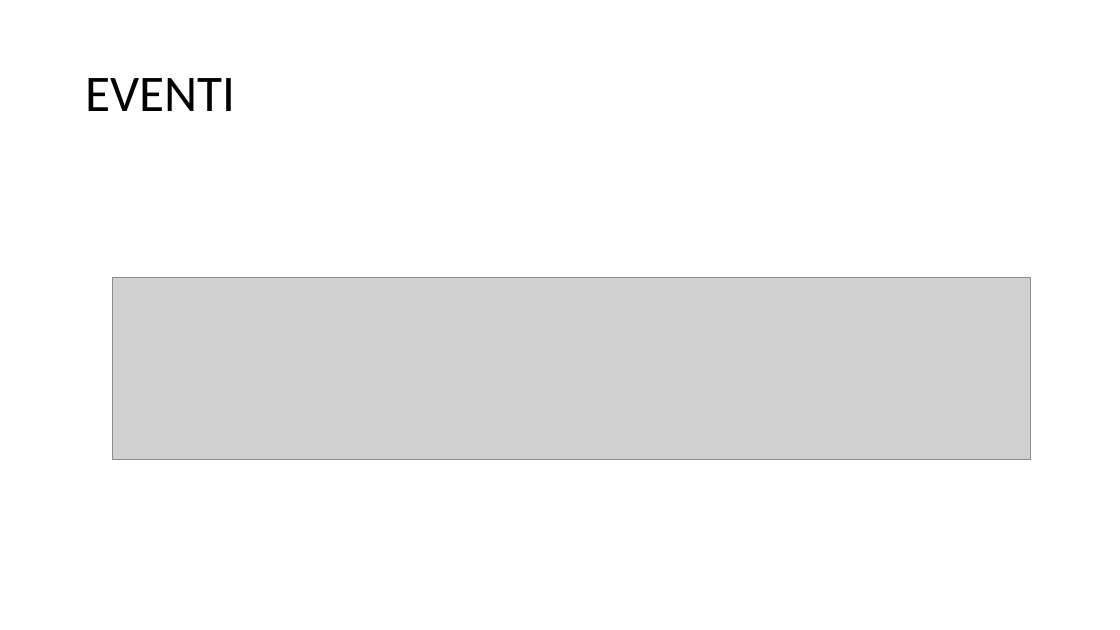
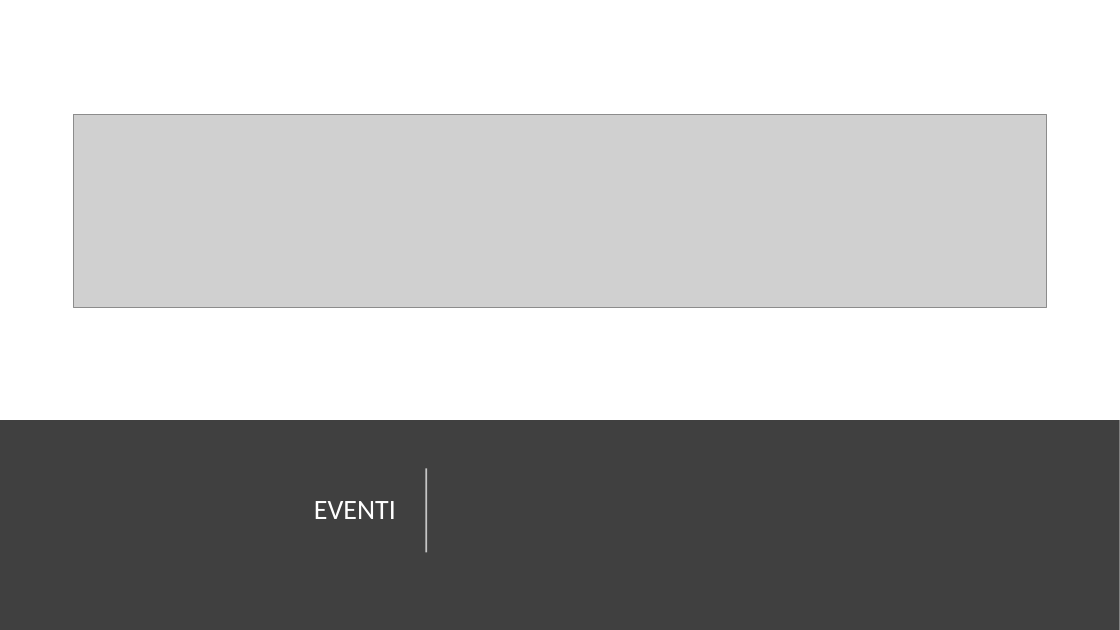
Before and after one commit to danieleromanazzi/wpf-tutorial, a slide deck: slide 26 of wpf-tutorial.pptx (slide 20 before the commit). Drawn at 1120x630 pixels with LibreOffice and Linux fonts; fonts in the diff are those of the drawing; grey boxes stand for pictures. Boxes give left, top, right and bottom in pixels: in the first picture for what was removed or moved away, otherwise in the second. Text is boxed around its words. In the diff, an @@ line names an element or a change of style, - is before the commit and + after.

```diff
--- a/wpf-tutorial.pptx
+++ b/wpf-tutorial.pptx
@@ picture: place and size @@
-picture at (113, 277, 1030, 460)
+picture at (73, 114, 1047, 308)
@@ rectangle added at (0, 420, 1120, 630), fill #404040 @@
@@ title "EVENTI": place and size @@
-title "EVENTI" at (85, 78, 235, 111)
+title "EVENTI" at (314, 501, 396, 519)
@@ title "EVENTI" at (314, 501, 396, 519): size 44 to 24 pt, text colour #000000 to #FFFFFF; alignment left to right @@
@@ line added from (426, 553) to (426, 469), #FFFFFF 1.5 pt @@
```
Also in this commit, not shown: 16 other slides changed, 57 slides added, 4 slides removed, 3 other files.
